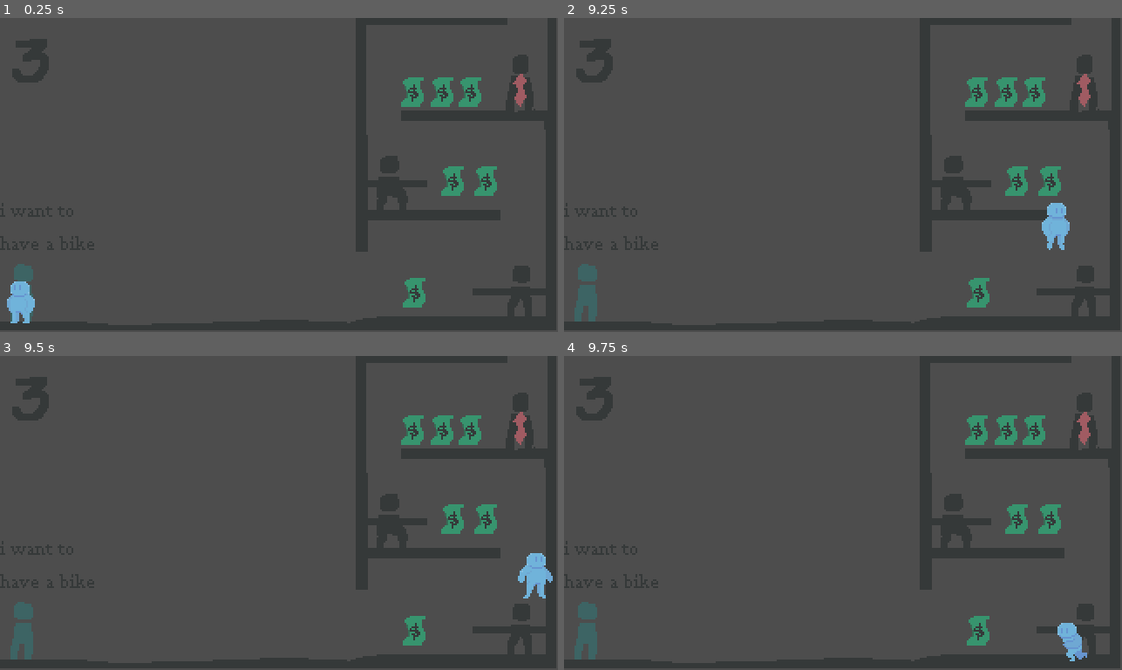
Above: before the commit, frames 1-4 (two rows, left to right).
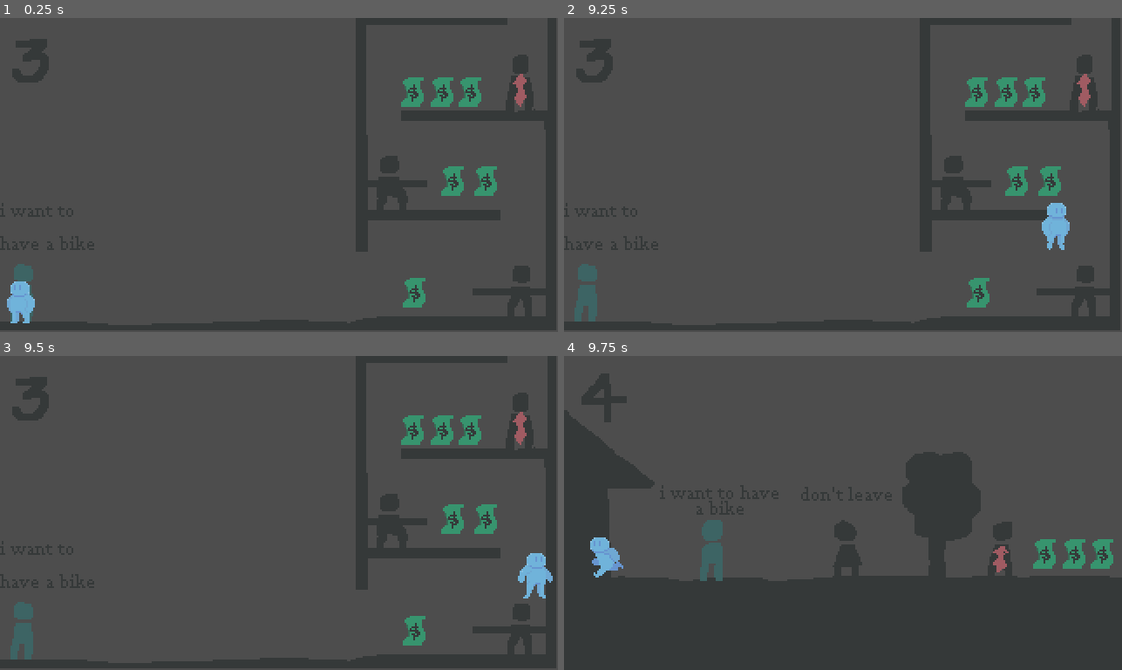
Above: after the commit, the same moments.

Repository: aloefflerj/ldjam58
Game: Godot game, scene res://scenes/phase_three.tscn
The game is run twice, just before and just after one commit, with the same random seed, the same clock (stepped at 60 frames per second) and the same inputs. This scene is started directly instead of the project's main scene.
Inputs:
- Up to frame 1 (0.25 s): no input
- Up to frame 2 (9.25 s): hold D (right) 0.53-2.03 s; tap Up (jump) at 0.77, 1.52, 3.02, 3.77, 4.52, 6.02, 6.77, 7.52, 9.02 s; hold A (left) 2.03-2.78 s; hold D (right) 2.78-4.28 s; hold A (left) 4.28-5.03 s; hold D (right) 5.03-5.78 s; hold A (left) 5.78-7.28 s; hold D (right) from 7.28 s (still down)
- Up to frame 3 (9.5 s): keep holding D (right)
- Up to frame 4 (9.75 s): release D (right) at 9.53 s; hold A (left) from 9.53 s (still down)

Frames 1-3 are identical in both runs. In frame 4, 3.9% of the frame differs, in the area x 1-99%, y 17-98%.

Commit message:
feat: finish levels four and five

Diff:
--- /dev/null
+++ b/scenes/phase_five.tscn
@@ -0,0 +1,52 @@
+[gd_scene load_steps=5 format=3 uid="uid://6d1ge0mvuvrt"]
+
+[ext_resource type="Texture2D" uid="uid://bbscfqw4t2boj" path="res://assets/Placeholder/Levels/level_5.png" id="1_dw2rk"]
+[ext_resource type="PackedScene" uid="uid://b2niru2h553lj" path="res://scenes/player.tscn" id="2_snv5q"]
+
+[sub_resource type="SegmentShape2D" id="SegmentShape2D_e8w3v"]
+
+[sub_resource type="RectangleShape2D" id="RectangleShape2D_dw2rk"]
+size = Vector2(321, 52)
+
+[node name="phase_five" type="Node2D"]
+
+[node name="Bg" type="Sprite2D" parent="."]
+position = Vector2(160, 90)
+texture = ExtResource("1_dw2rk")
+
+[node name="Player" parent="." instance=ExtResource("2_snv5q")]
+position = Vector2(16, 110)
+phase_path = "res://scenes/phase_four.tscn"
+
+[node name="Extreme Left Margin" type="Sprite2D" parent="."]
+position = Vector2(-28, 102)
+
+[node name="StaticBody2D" type="StaticBody2D" parent="Extreme Left Margin"]
+
+[node name="CollisionShape2D" type="CollisionShape2D" parent="Extreme Left Margin/StaticBody2D"]
+position = Vector2(25, -84)
+scale = Vector2(3.66373, 10.9106)
+shape = SubResource("SegmentShape2D_e8w3v")
+
+[node name="Ground" type="Sprite2D" parent="."]
+scale = Vector2(0.354167, 1)
+
+[node name="StaticBody2D" type="StaticBody2D" parent="Ground"]
+
+[node name="CollisionShape2D" type="CollisionShape2D" parent="Ground/StaticBody2D"]
+position = Vector2(159.5, 153)
+scale = Vector2(1.02695, 0.984468)
+shape = SubResource("RectangleShape2D_dw2rk")
+debug_color = Color(0, 0.658696, 0.215611, 0.42)
+
+[node name="Ground2" type="Sprite2D" parent="."]
+position = Vector2(243, 2)
+scale = Vector2(0.354167, 1)
+
+[node name="StaticBody2D" type="StaticBody2D" parent="Ground2"]
+
+[node name="CollisionShape2D" type="CollisionShape2D" parent="Ground2/StaticBody2D"]
+position = Vector2(159.5, 153)
+scale = Vector2(1.02695, 0.984468)
+shape = SubResource("RectangleShape2D_dw2rk")
+debug_color = Color(0, 0.658696, 0.215611, 0.42)
--- /dev/null
+++ b/scenes/phase_four.tscn
@@ -0,0 +1,39 @@
+[gd_scene load_steps=5 format=3 uid="uid://bd0c0uhiwxx3h"]
+
+[ext_resource type="Texture2D" uid="uid://bg752uw50h1qm" path="res://assets/Placeholder/Levels/level_4.png" id="1_dca4l"]
+[ext_resource type="PackedScene" uid="uid://b2niru2h553lj" path="res://scenes/player.tscn" id="2_nljod"]
+
+[sub_resource type="RectangleShape2D" id="RectangleShape2D_4cc1m"]
+size = Vector2(321, 52)
+
+[sub_resource type="SegmentShape2D" id="SegmentShape2D_hi7l3"]
+
+[node name="phase four" type="Node2D"]
+
+[node name="Bg" type="Sprite2D" parent="."]
+position = Vector2(160, 90)
+texture = ExtResource("1_dca4l")
+
+[node name="Ground" type="Sprite2D" parent="."]
+
+[node name="StaticBody2D" type="StaticBody2D" parent="Ground"]
+
+[node name="CollisionShape2D" type="CollisionShape2D" parent="Ground/StaticBody2D"]
+position = Vector2(159.5, 153)
+scale = Vector2(1.02695, 0.984468)
+shape = SubResource("RectangleShape2D_4cc1m")
+debug_color = Color(0, 0.658696, 0.215611, 0.42)
+
+[node name="Extreme Left Margin" type="Sprite2D" parent="."]
+position = Vector2(-27, 103)
+
+[node name="StaticBody2D" type="StaticBody2D" parent="Extreme Left Margin"]
+
+[node name="CollisionShape2D" type="CollisionShape2D" parent="Extreme Left Margin/StaticBody2D"]
+position = Vector2(25, -84)
+scale = Vector2(3.66373, 10.9106)
+shape = SubResource("SegmentShape2D_hi7l3")
+
+[node name="Player" parent="." instance=ExtResource("2_nljod")]
+position = Vector2(39, 108)
+phase_path = "res://scenes/phase_two.tscn"
--- a/scenes/phase_three.tscn
+++ b/scenes/phase_three.tscn
@@ -7,6 +7,8 @@
 size = Vector2(321, 52)
 
 [sub_resource type="SegmentShape2D" id="SegmentShape2D_qg70y"]
+
+[sub_resource type="CircleShape2D" id="CircleShape2D_etcbv"]
 
 [node name="phase_three" type="Node2D"]
 
@@ -37,4 +39,12 @@
 
 [node name="Player" parent="." instance=ExtResource("2_cd8kx")]
 position = Vector2(12, 158)
-phase_path = "res://scenes/phase_three.tscn"
+phase_path = "res://scenes/phase_four.tscn"
+
+[node name="Phase End" type="Area2D" parent="."]
+
+[node name="CollisionShape2D" type="CollisionShape2D" parent="Phase End"]
+position = Vector2(320, 158)
+shape = SubResource("CircleShape2D_etcbv")
+
+[connection signal="body_entered" from="Phase End" to="Player" method="_on_phase_end_body_entered"]
Binary file added: assets/Placeholder/Levels/level_4.png
Not shown, added: assets/Placeholder/Levels/level_4.png.import
Binary file added: assets/Placeholder/Levels/level_5.png
Not shown, added: assets/Placeholder/Levels/level_5.png.import
Not shown: 1 places in scenes/phase_three.tscn that only renumber resources
